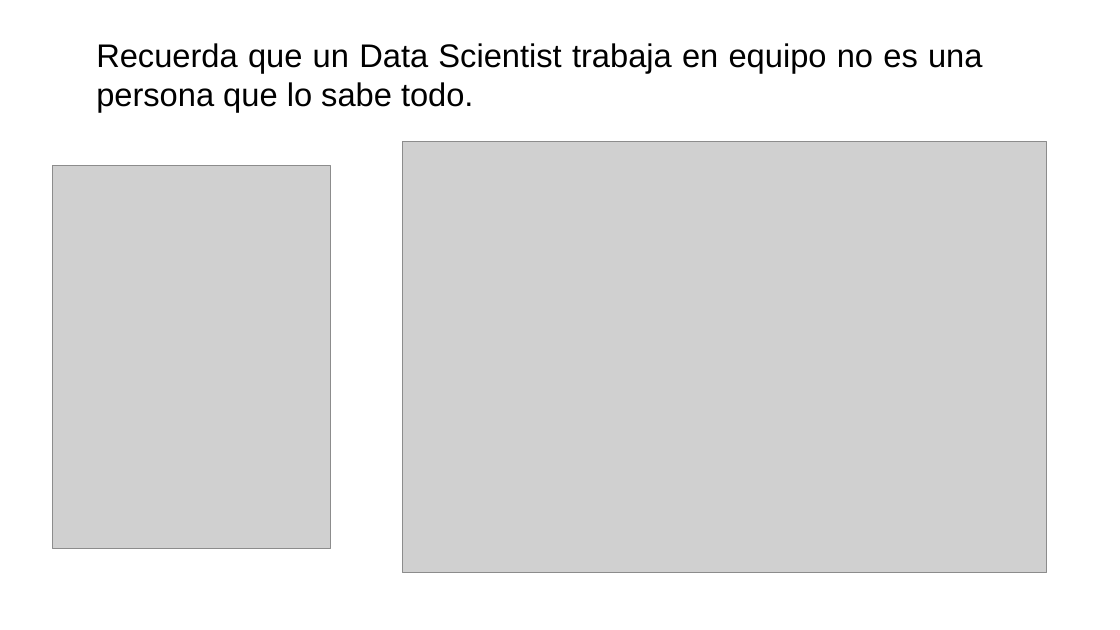
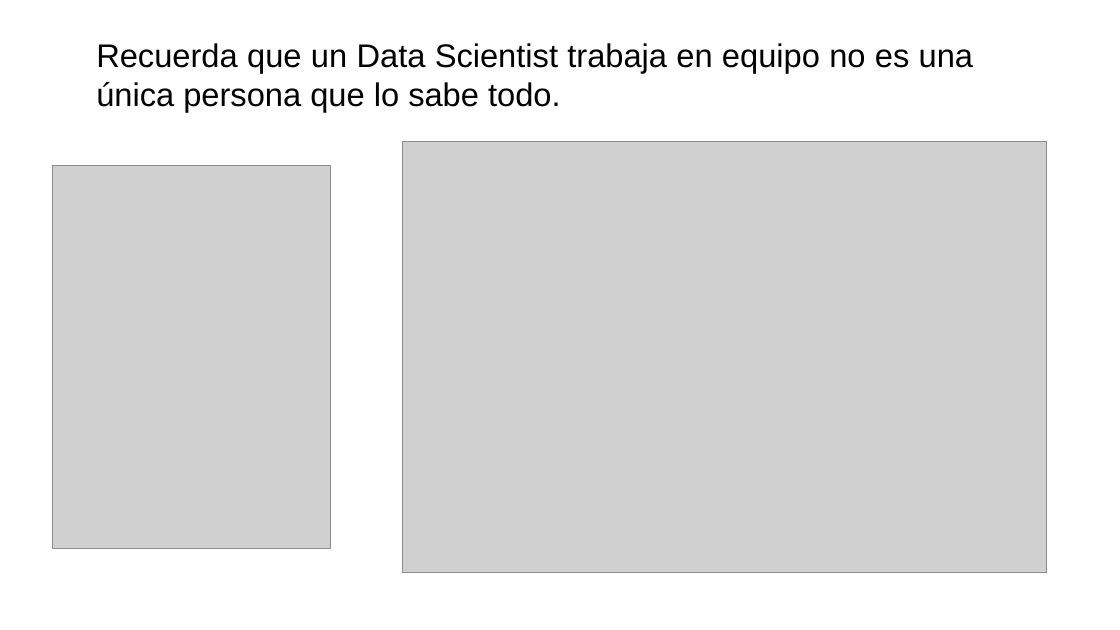
Before and after one commit to G94/CodeHunters_IntroduccionDS_01, a slide deck: slide 21 of Introducción al Análisis de Datos - 01.pptx (slide 22 before the commit). Drawn at 1120x630 pixels with LibreOffice and Linux fonts; fonts in the diff are those of the drawing; grey boxes stand for pictures. Boxes give left, top, right and bottom in pixels: in the first picture for what was removed or moved away, otherwise in the second. Text is boxed around its words. In the diff, an @@ line names an element or a change of style, - is before the commit and + after.

```diff
--- a/Introducción al Análisis de Datos - 01.pptx
+++ b/Introducción al Análisis de Datos - 01.pptx
@@ text at [96,43,973,112]: text changed @@
-Recuerda que un Data Scientist trabaja en equipo no es una persona que lo sabe todo.
+Recuerda que un Data Scientist trabaja en equipo no es una única persona que lo sabe todo.
```
Also in this commit, not shown: 2 other slides changed, 1 slide removed.
